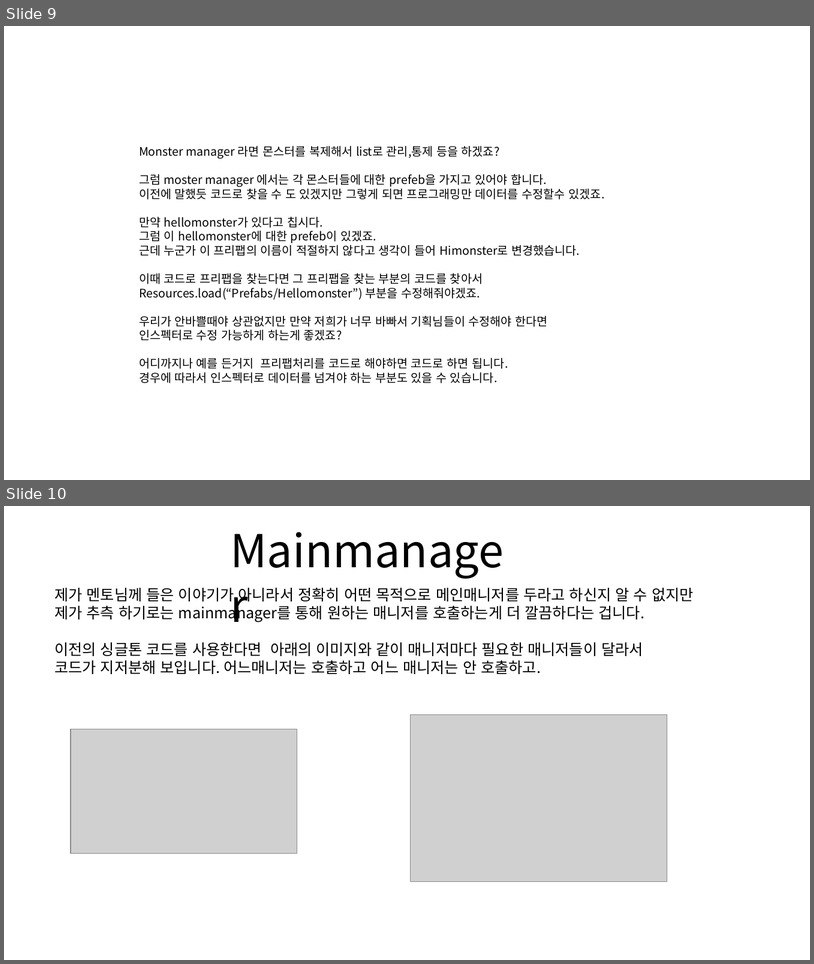
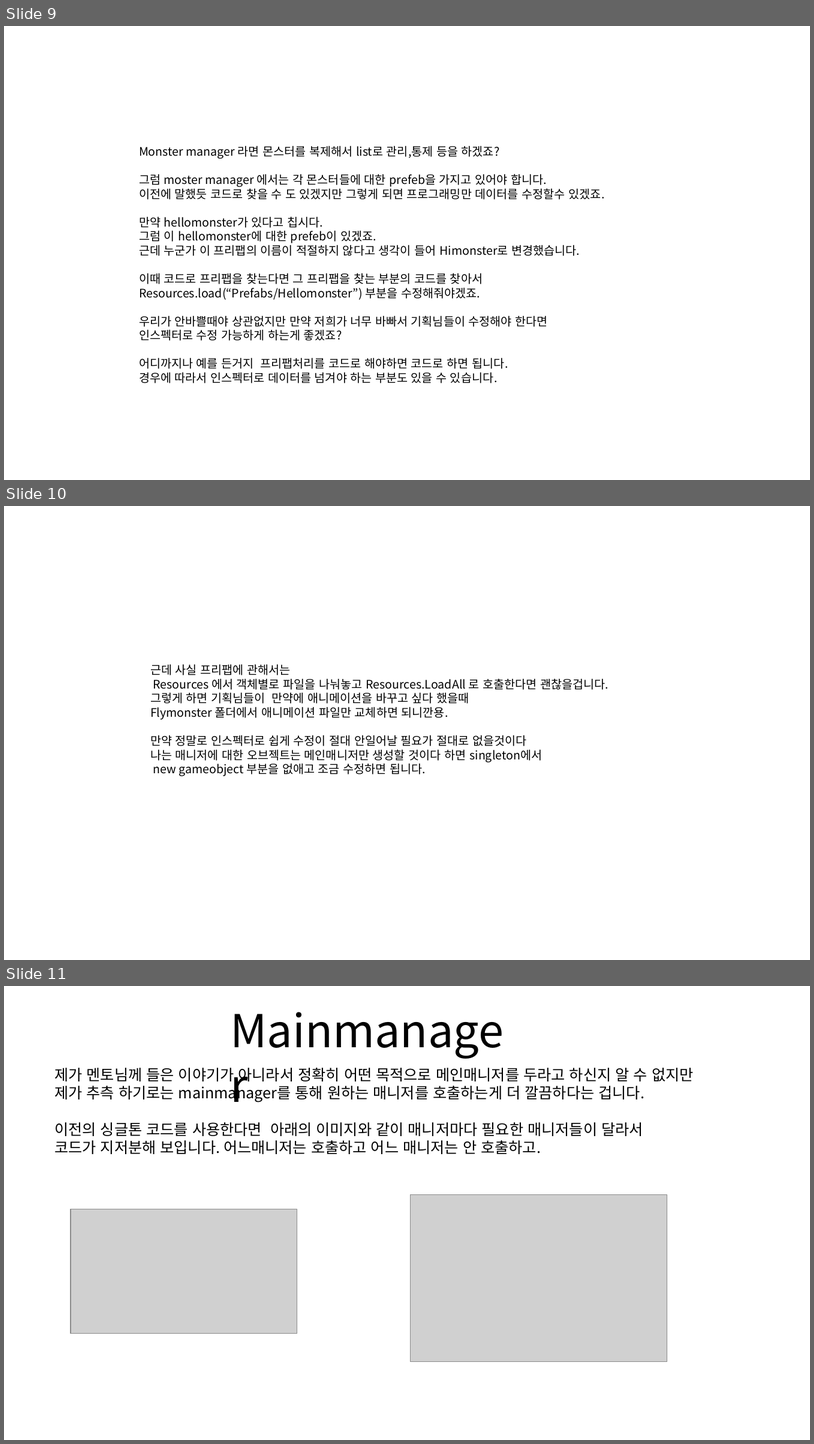
Before and after one commit to roka0105/Team.Yggdrasil_Server, a slide deck: singleton에 대한 토론 자료.pptx. Shown one above the other, each under a label of ours: slides 9 and 10 before the commit, slides 9, 10 and 11 after it. The pictures are 814x964 and 814x1444 pixels, drawn with LibreOffice and Linux fonts; fonts in the diff are those of the drawing; grey boxes stand for pictures. Boxes give left, top, right and bottom in pixels: in the first picture for what was removed or moved away, otherwise in the second. Text is boxed around its words. In the diff, an @@ line names an element or a change of style, - is before the commit and + after.

Commit message:
singleton 토론 자료 update

```diff
--- a/singleton에 대한 토론 자료.pptx
+++ b/singleton에 대한 토론 자료.pptx
@@ slide 10 added at (4, 506, 810, 960), background #FFFFFF @@
@@ text added at (150, 664, 609, 776), 14 pt, text #000000 @@
+근데 사실 프리팹에 관해서는
+Resources 에서 객체별로 파일을 나눠놓고 Resources.LoadAll 로 호출한다면 괜찮을겁니다.
+그렇게 하면 기획님들이 만약에 애니메이션을 바꾸고 싶다 했을때
+Flymonster 폴더에서 애니메이션 파일만 교체하면 되니깐용.
+만약 정말로 인스펙터로 쉽게 수정이 절대 안일어날 필요가 절대로 없을것이다
+나는 매니저에 대한 오브젝트는 메인매니저만 생성할 것이다 하면 singleton에서
+new gameobject 부분을 없애고 조금 수정하면 됩니다.
@@ what was slide 10 is now slide 11 @@
```
